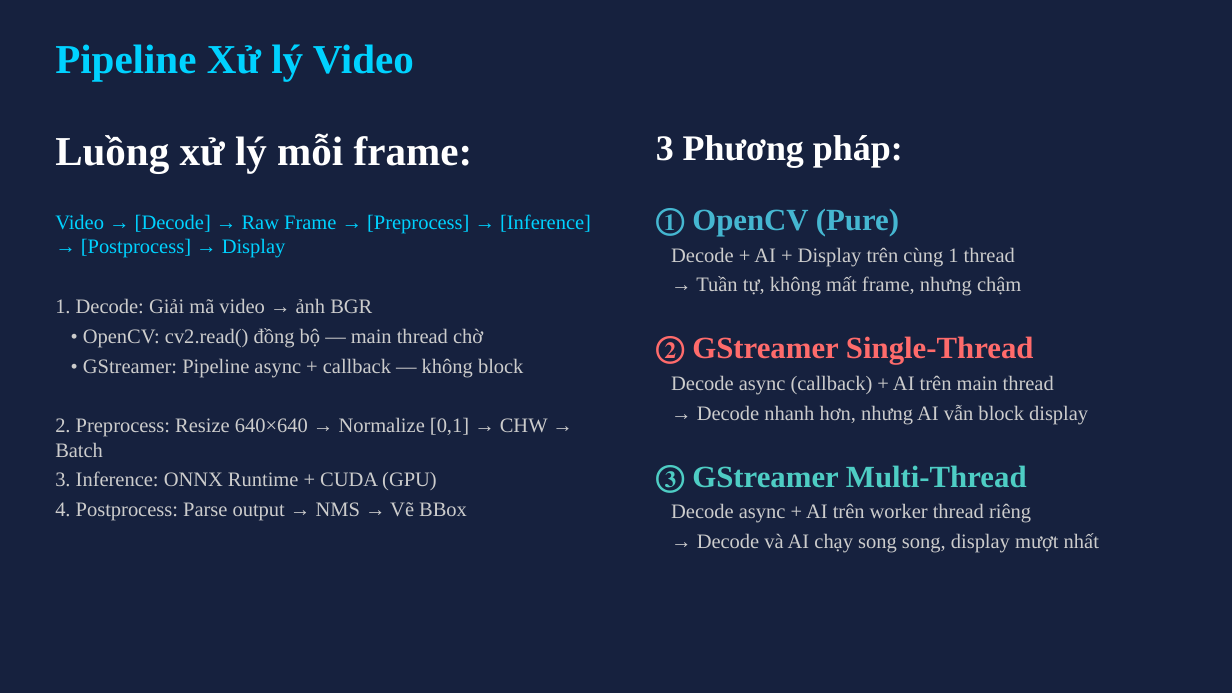
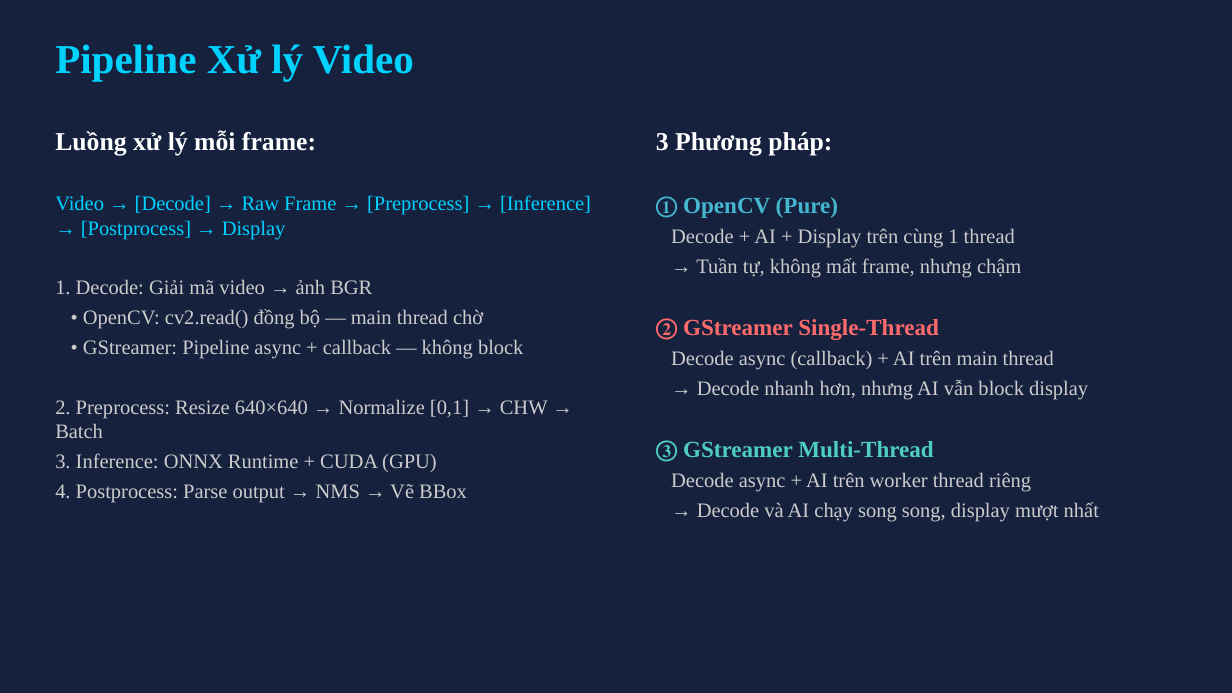
Before and after one commit to phucngongac2901/project_object_detection_benchmark, a slide deck: slide 2 of slide/Đo_luong_va_danh_gia_hieu_nang.pptx. Drawn at 1232x693 pixels with LibreOffice and Linux fonts; fonts in the diff are those of the drawing. Boxes give left, top, right and bottom in pixels: in the first picture for what was removed or moved away, otherwise in the second. Text is boxed around its words. In the diff, an @@ line names an element or a change of style, - is before the commit and + after.

```diff
--- a/slide/Đo_luong_va_danh_gia_hieu_nang.pptx
+++ b/slide/Đo_luong_va_danh_gia_hieu_nang.pptx
@@ text at (55,130,316,155): size 32 to 20 pt in "Luồng xử lý mỗi frame:" @@
@@ text at (656,132,939,462): size 28 to 20 pt in "3 Phương pháp:"; size 24 to 18 pt in "① OpenCV (Pure)", "② GStreamer Single-Thread", "③ GStreamer Multi-Thread" @@
```
Also in this commit, not shown: 9 other slides changed, 1 slide added, 1 slide removed, 29 other files.
